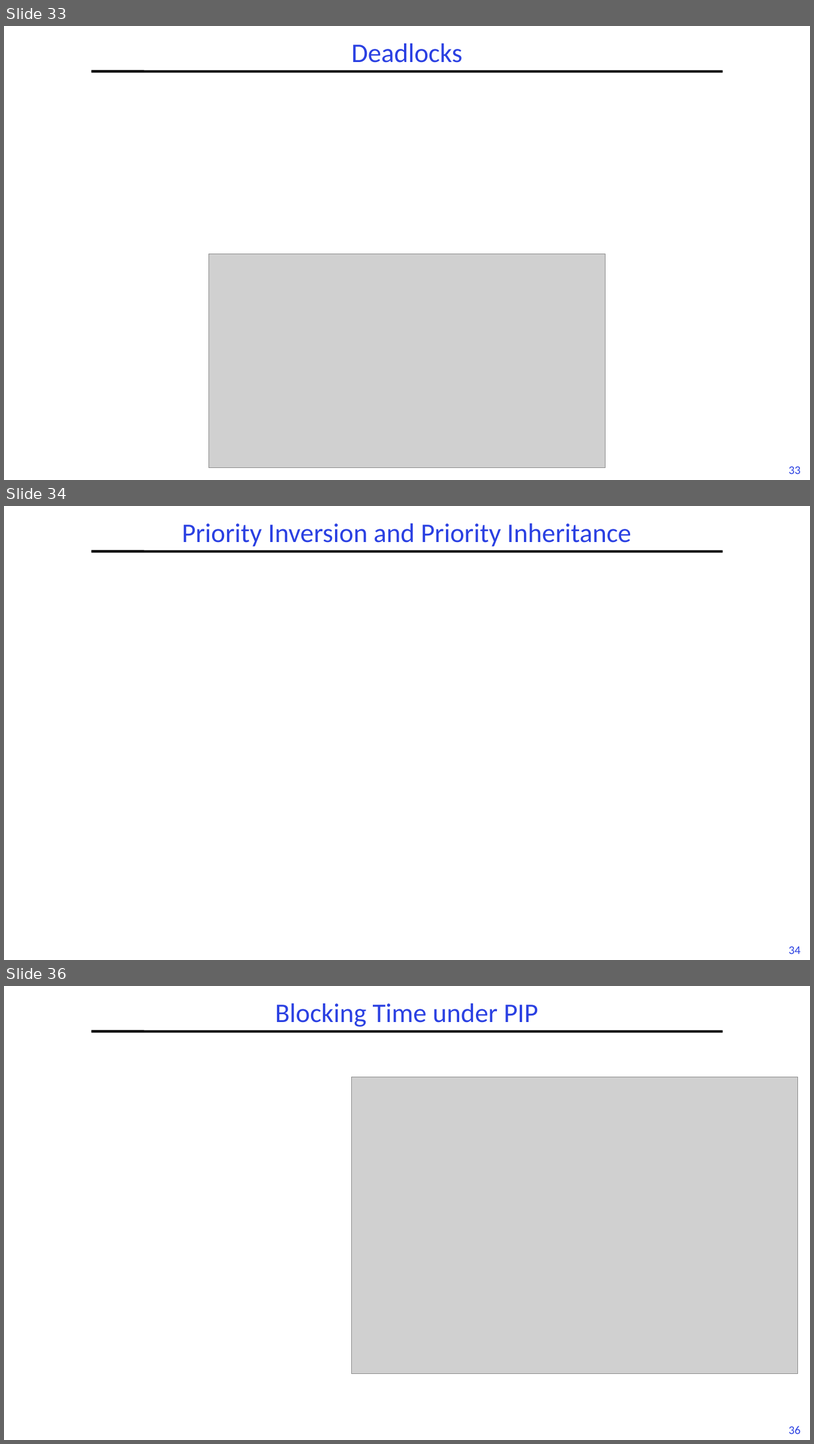
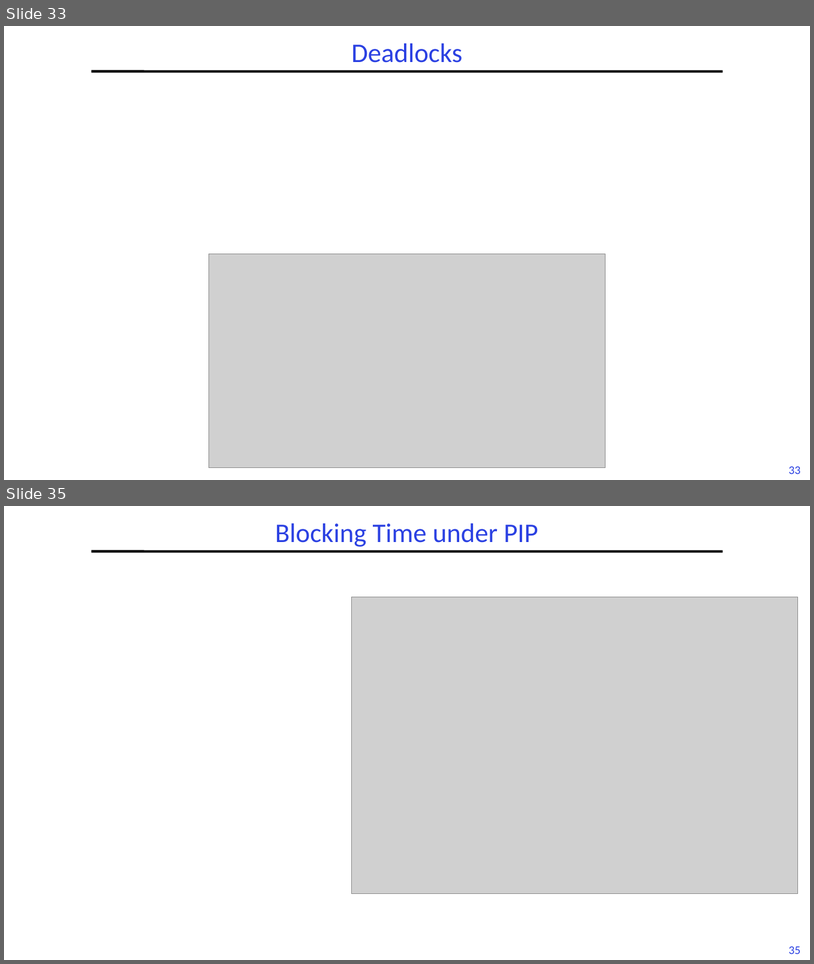
Before and after one commit to guhofstra/CSC256Fa25, a slide deck: PPTs/L6-RTScheduling II.pptx. Shown one above the other, each under a label of ours: slides 33, 34 and 36 before the commit, slides 33 and 35 after it; the slides between them are not shown. The pictures are 814x1444 and 814x964 pixels, drawn with LibreOffice and Linux fonts; fonts in the diff are those of the drawing; grey boxes stand for pictures. Boxes give left, top, right and bottom in pixels: in the first picture for what was removed or moved away, otherwise in the second. Text is boxed around its words. In the diff, an @@ line names an element or a change of style, - is before the commit and + after.

```diff
--- a/PPTs/L6-RTScheduling II.pptx
+++ b/PPTs/L6-RTScheduling II.pptx
@@ slide 34 removed at box(4, 506, 810, 960), background #FFFFFF; not listed: 2 template elements that a slide beside it also shows @@
@@ title removed at box(182, 523, 632, 547) @@
-Priority Inversion and Priority Inheritance
@@ what was slide 36 is now slide 35 @@
@@ page number at box(789, 946, 801, 954): text changed @@
-36
+35
```
Also in this commit, not shown: 5 slides changed, 3 other files.
